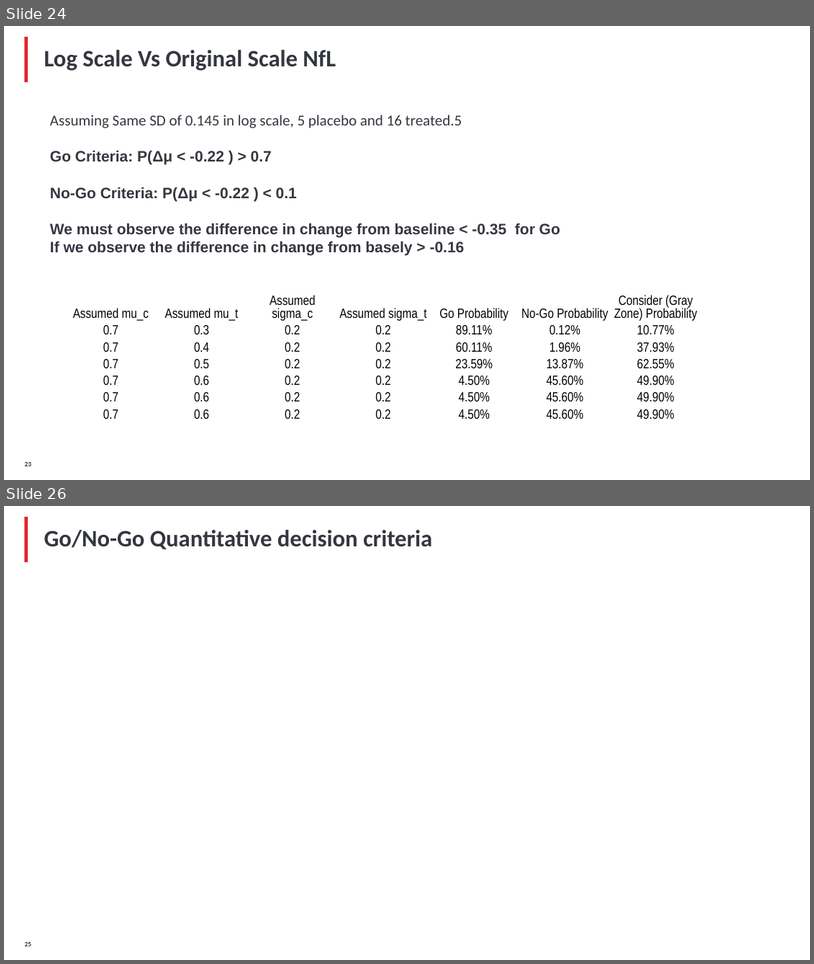
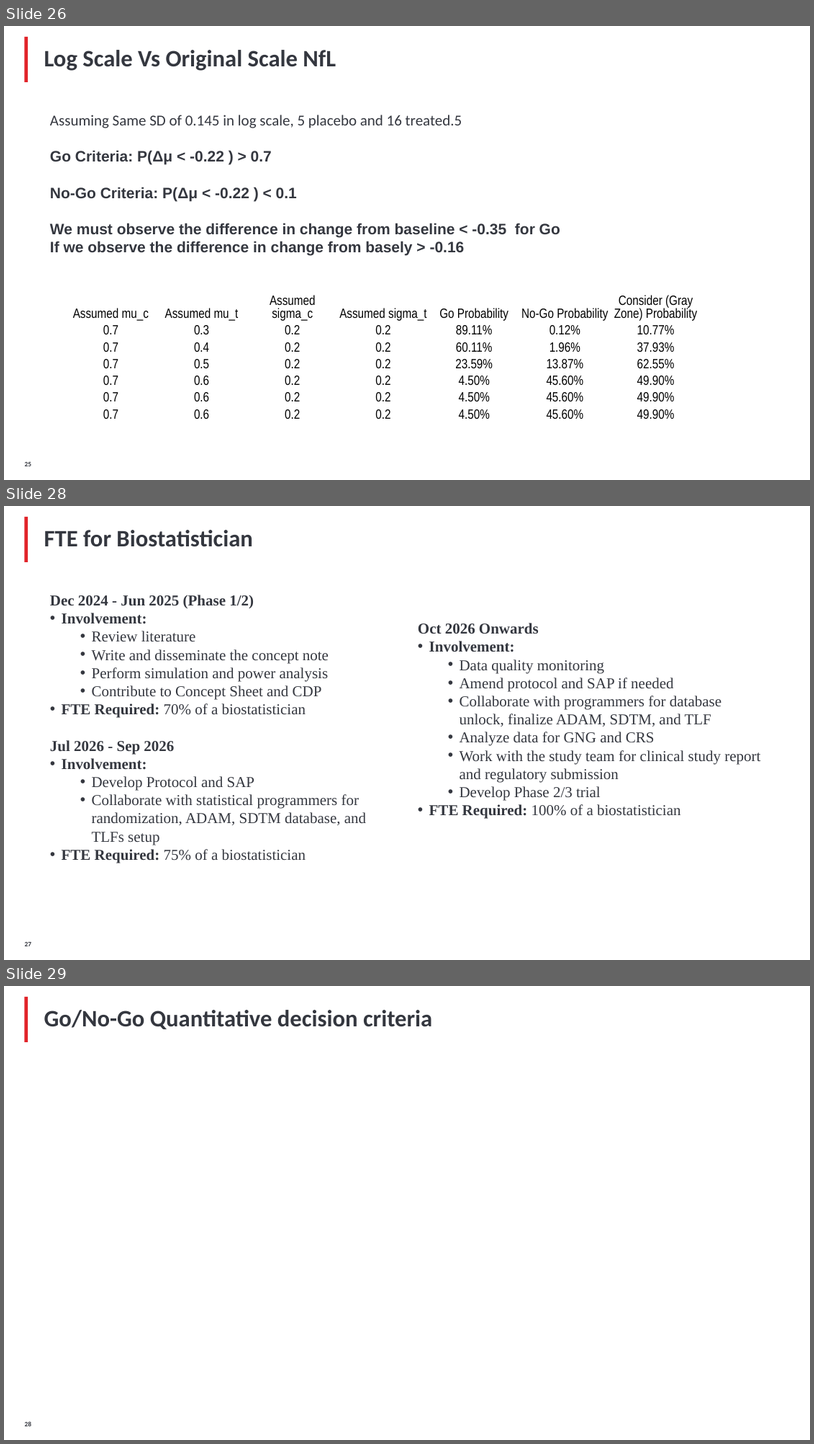
Before and after one commit to YushufSharker/ALS, a slide deck: OutputDocuments/ALS_Slide_deck_STAT.pptx. Shown one above the other, each under a label of ours: slides 24 and 26 before the commit, slides 26, 28 and 29 after it; the slides between them are not shown. The pictures are 814x964 and 814x1444 pixels, drawn with LibreOffice and Linux fonts; fonts in the diff are those of the drawing; grey boxes stand for pictures; background and template pictures are left out. Boxes give left, top, right and bottom in pixels: in the first picture for what was removed or moved away, otherwise in the second. Text is boxed around its words. In the diff, an @@ line names an element or a change of style, - is before the commit and + after.

```diff
--- a/OutputDocuments/ALS_Slide_deck_STAT.pptx
+++ b/OutputDocuments/ALS_Slide_deck_STAT.pptx
@@ slide 28 added at [4,506,810,960], background #FFFFFF; not listed: 1 template element that a slide beside it also shows @@
@@ title added at [44,530,252,547], 28 pt, text #34373F, bold @@
+FTE for Biostatistician
@@ text added at [50,595,366,862], 18 pt, text #34373F @@
+Dec 2024 - Jun 2025 (Phase 1/2)
+• Involvement:
+    • Review literature
+  • Write and disseminate the concept note
+  • Perform simulation and power analysis
+  • Contribute to Concept Sheet and CDP
+• FTE Required: 70% of a biostatistician
+Jul 2026 - Sep 2026
+• Involvement:
+    • Develop Protocol and SAP
+    • Collaborate with statistical programmers for randomization, ADAM, SDTM database, and TLFs setup
+• FTE Required: 75% of a biostatistician
@@ text added at [418,623,761,818], 18 pt, text #34373F @@
+Oct 2026 Onwards
+• Involvement:
+    • Data quality monitoring
+    • Amend protocol and SAP if needed
+    • Collaborate with programmers for database unlock, finalize ADAM, SDTM, and TLF
+    • Analyze data for GNG and CRS
+    • Work with the study team for clinical study report and regulatory submission
+    • Develop Phase 2/3 trial
+• FTE Required: 100% of a biostatistician
@@ page number added at [25,942,31,946], 8 pt, text #34373F, bold @@
+27
@@ what was slide 24 is now slide 26 @@
@@ what was slide 26 is now slide 29 @@
```
Also in this commit, not shown: 1 slide changed, 2 other slides added.
